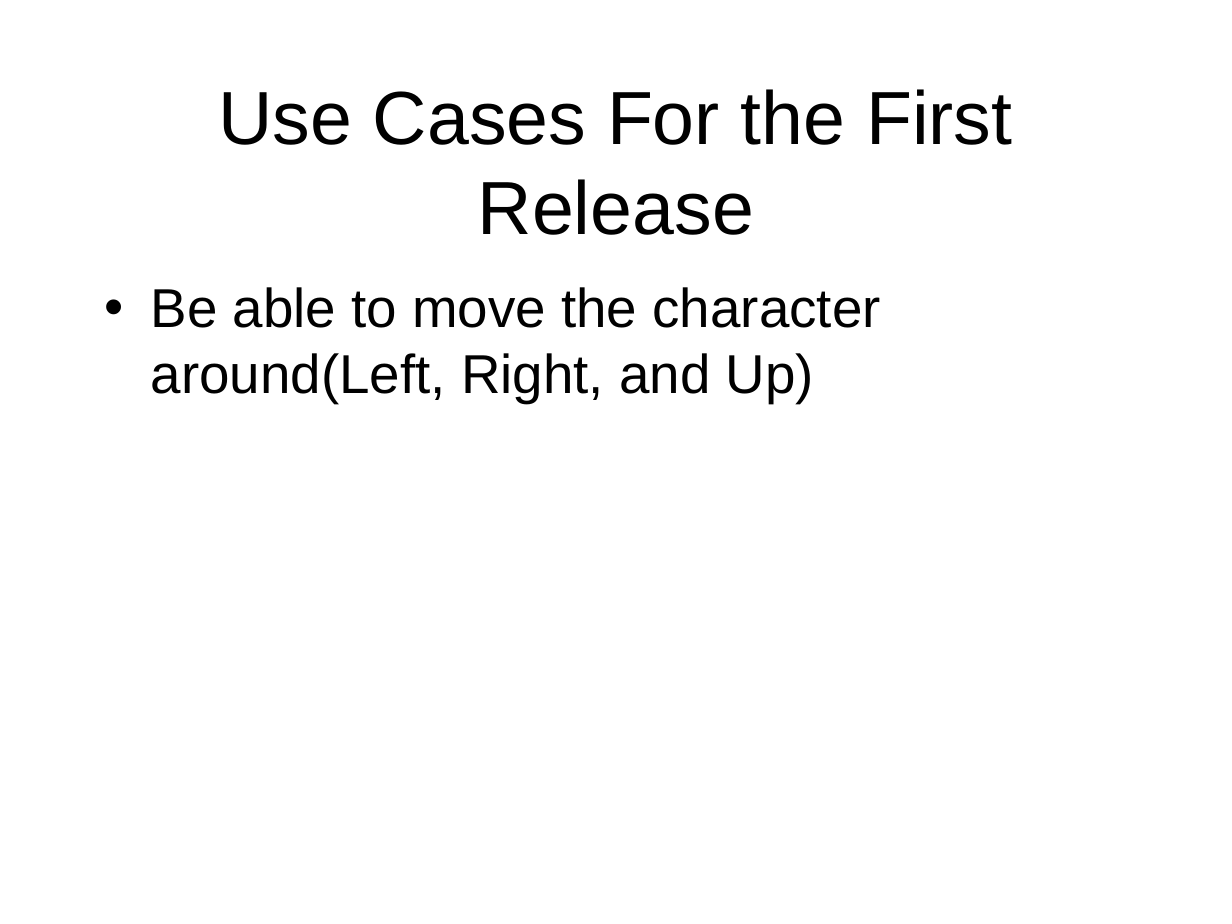
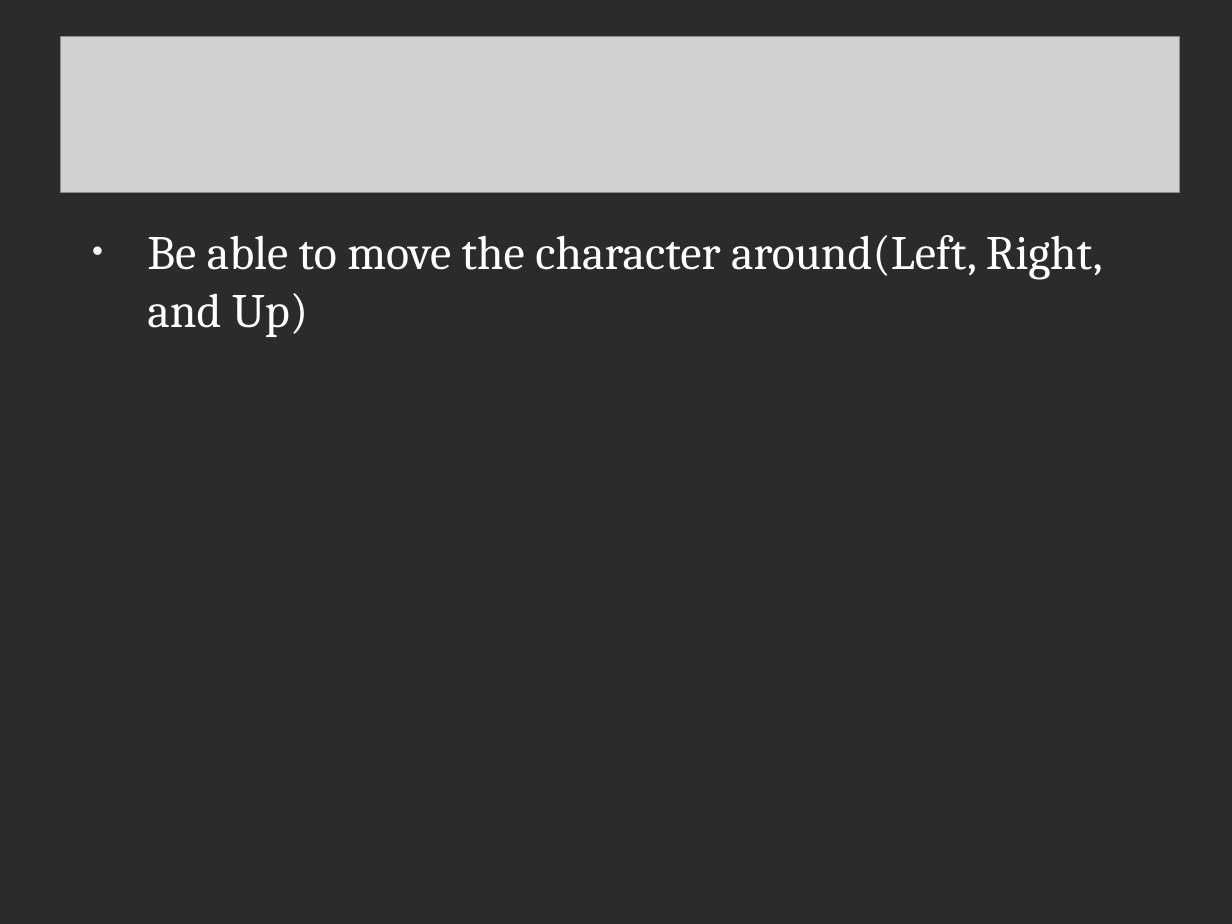
Before and after one commit to csce3513/Team3, a slide deck: slide 4 of Dawn of The Sticks.ppt. Drawn at 1232x924 pixels with LibreOffice and Linux fonts; fonts in the diff are those of the drawing; grey boxes stand for pictures; background and template pictures are left out; a plain dark background stands for a picture behind light text. Boxes give left, top, right and bottom in pixels: in the first picture for what was removed or moved away, otherwise in the second. Text is boxed around its words. In the diff, an @@ line names an element or a change of style, - is before the commit and + after.

Commit message:
First release need to add test case

```diff
--- a/Dawn of The Sticks.ppt
+++ b/Dawn of The Sticks.ppt
@@ background #FFFFFF to picture (left out) @@
@@ picture added at [60,36,1179,192] @@
@@ title removed at [218,89,1012,235] @@
-Use Cases For the First Release
@@ text "Be able to move the ...": place and size @@
-text "Be able to move the ..." at [151,287,881,403]
+text "Be able to move the ..." at [147,235,1103,337]
@@ text "Be able to move the ..." at [147,235,1103,337]: size 32 to 28 pt, font Arial to Cambria, text colour #000000 to #FFFFFF; indent changed; less space between paragraphs; bullet colour #000000 to #F9F9F9 @@
```
Also in this commit, not shown: 6 other slides changed, 2 slides added, 2 slides removed, 3 other files.
